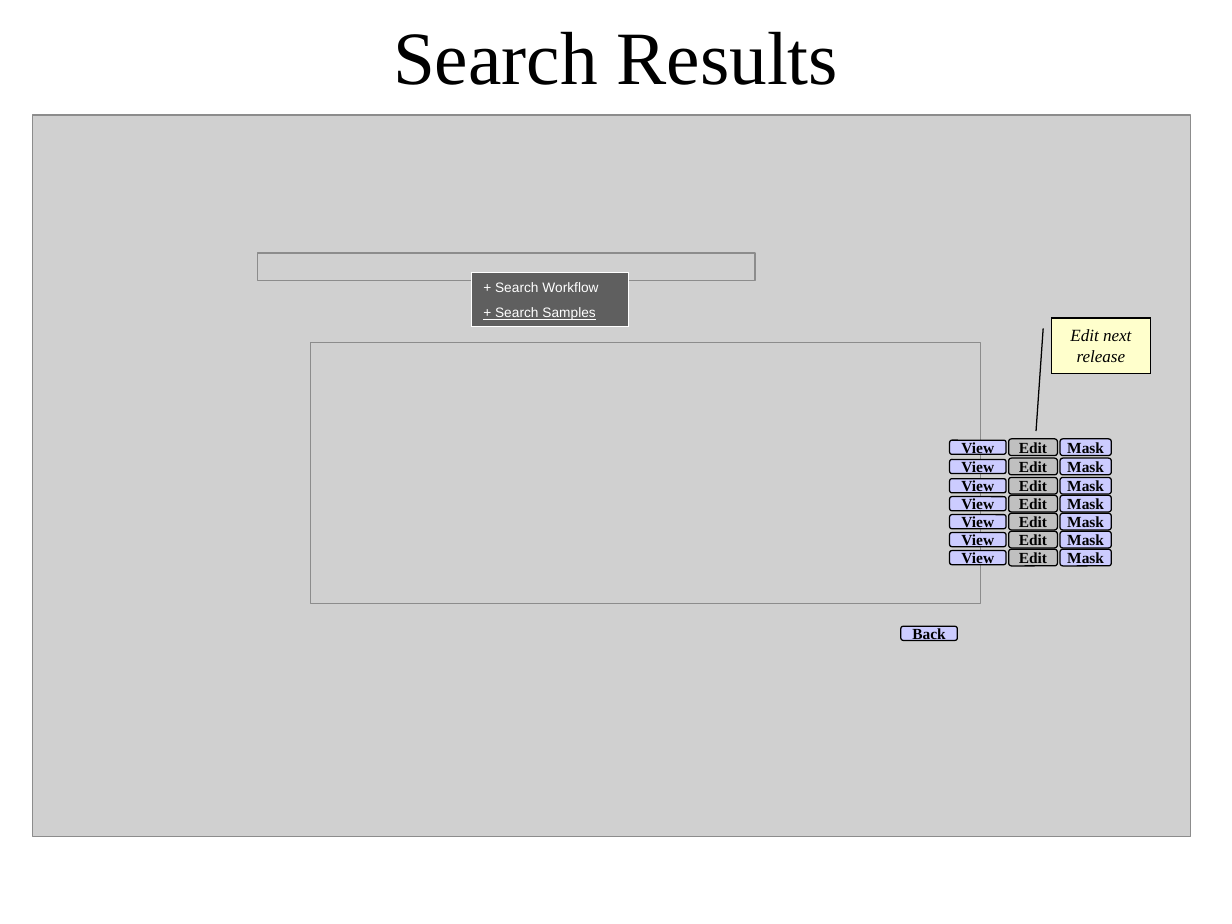
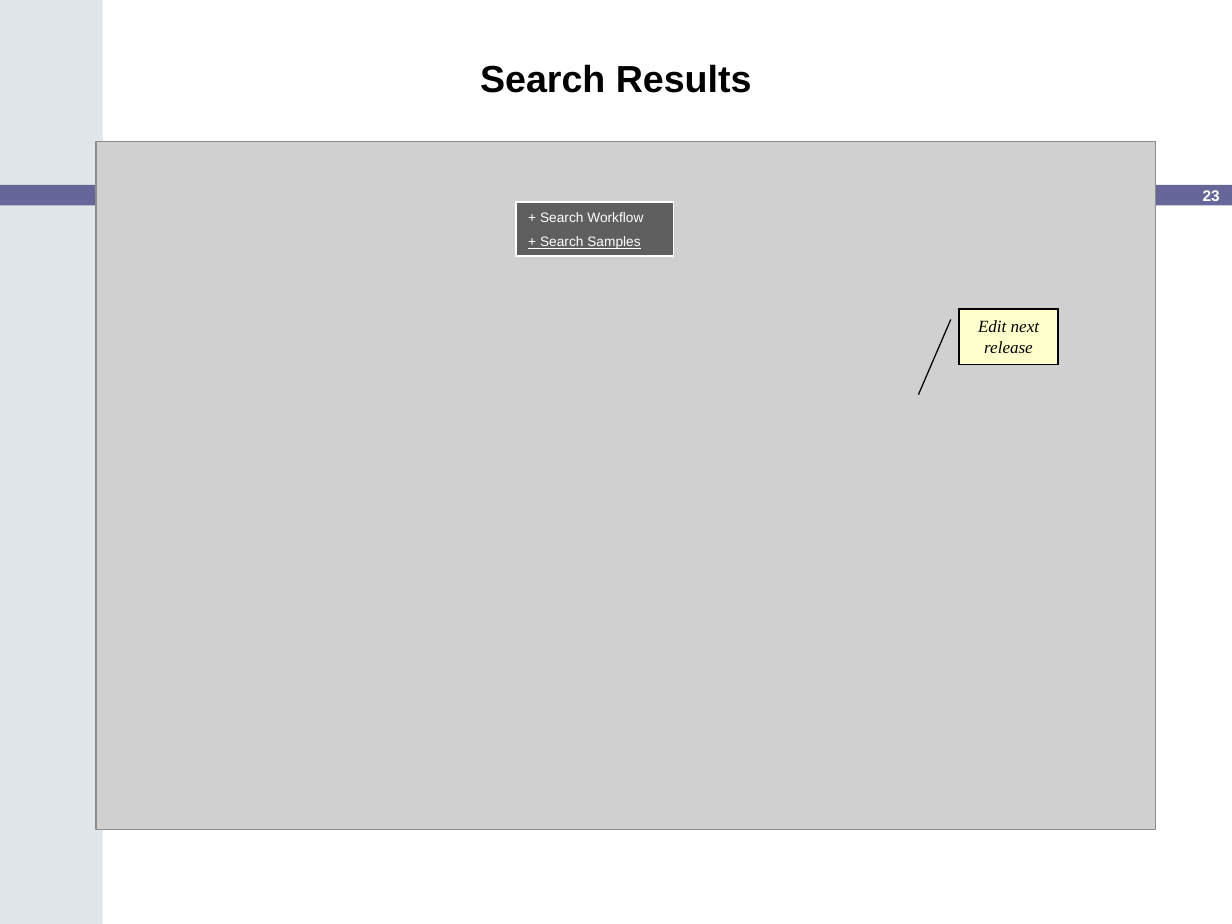
Before and after one commit to NCIP/cananolab, a slide deck: slide 23 of doc/wireframe/Wireframes.ppt (slide 26 before the commit). Drawn at 1232x924 pixels with LibreOffice and Linux fonts; fonts in the diff are those of the drawing; grey boxes stand for pictures; background and template pictures are left out. Boxes give left, top, right and bottom in pixels: in the first picture for what was removed or moved away, otherwise in the second. Text is boxed around its words. In the diff, an @@ line names an element or a change of style, - is before the commit and + after.

```diff
--- a/doc/wireframe/Wireframes.ppt
+++ b/doc/wireframe/Wireframes.ppt
@@ freeform shape added at (0,0,102,924), fill #E1E6EB @@
@@ text "Search Results": place and size @@
-text "Search Results" at (393,31,838,85)
+text "Search Results" at (480,64,752,93)
@@ text "Search Results" at (480,64,752,93): size 44 to 22 pt, font Times New Roman to Arial, bold on @@
@@ picture: place and size @@
-picture at (33,115,1191,837)
+picture at (96,142,1156,829)
@@ rounded rectangle added at (0,185,1232,206), fill #666699 @@
@@ rectangle "+ Search Workflow": place and size @@
-rectangle "+ Search Workflow" at (471,272,628,326)
+rectangle "+ Search Workflow" at (516,202,674,256)
@@ page number added at (1203,190,1220,201), 9 pt, text #FFFFFF, bold @@
+23
@@ picture removed at (257,253,755,280) @@
@@ border callout "Edit next release": place and size @@
-border callout "Edit next release" at (1051,318,1149,373)
+border callout "Edit next release" at (958,309,1057,365)
@@ border callout "Edit next release" at (958,309,1057,365): proportions changed @@
@@ picture removed at (310,342,981,604) @@
@@ rounded rectangle removed at (950,440,1007,453) @@
-View
@@ rounded rectangle removed at (1009,439,1058,456) @@
-Edit
@@ rounded rectangle removed at (1060,439,1111,456) @@
-Mask
@@ rounded rectangle removed at (950,460,1007,473) @@
-View
@@ rounded rectangle removed at (950,479,1007,493) @@
-View
@@ rounded rectangle removed at (1009,458,1058,476) @@
-Edit
@@ rounded rectangle removed at (1009,478,1058,495) @@
-Edit
@@ rounded rectangle removed at (1060,458,1111,476) @@
-Mask
@@ rounded rectangle removed at (1060,478,1111,495) @@
-Mask
@@ rounded rectangle removed at (950,496,1007,510) @@
-View
@@ rounded rectangle removed at (1009,495,1058,513) @@
-Edit
@@ rounded rectangle removed at (1060,495,1111,513) @@
-Mask
@@ rounded rectangle removed at (950,515,1007,529) @@
-View
@@ rounded rectangle removed at (950,532,1007,546) @@
-View
@@ rounded rectangle removed at (1009,514,1058,531) @@
-Edit
@@ rounded rectangle removed at (1009,531,1058,548) @@
-Edit
@@ rounded rectangle removed at (1060,514,1111,531) @@
-Mask
@@ rounded rectangle removed at (1060,531,1111,548) @@
-Mask
@@ rounded rectangle removed at (950,551,1007,564) @@
-View
@@ rounded rectangle removed at (1009,549,1058,567) @@
-Edit
@@ rounded rectangle removed at (1060,549,1111,567) @@
-Mask
@@ rounded rectangle removed at (901,626,957,639) @@
-Back
```
Also in this commit, not shown: 17 other slides changed, 6 slides added, 9 slides removed.
